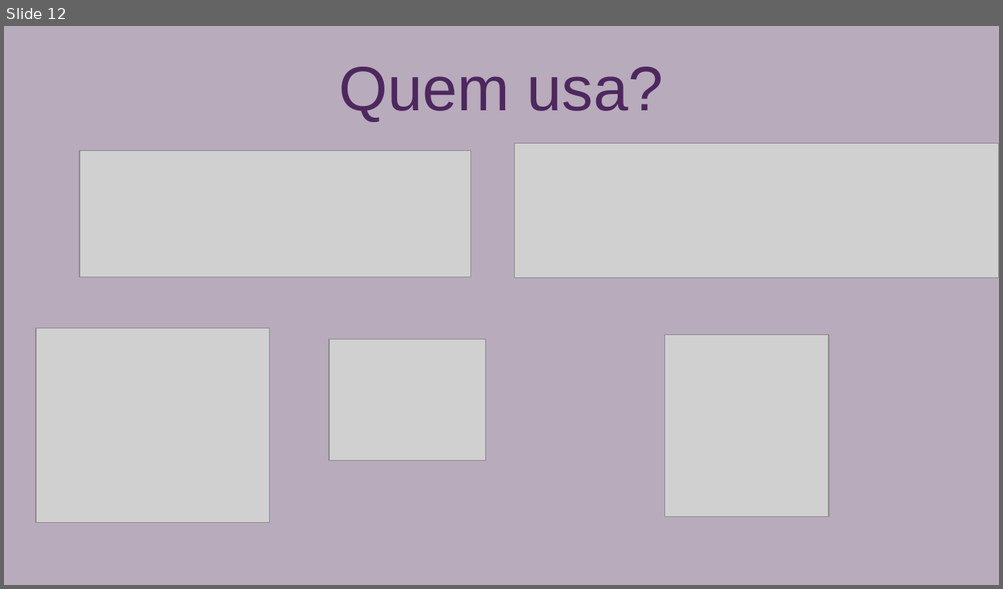
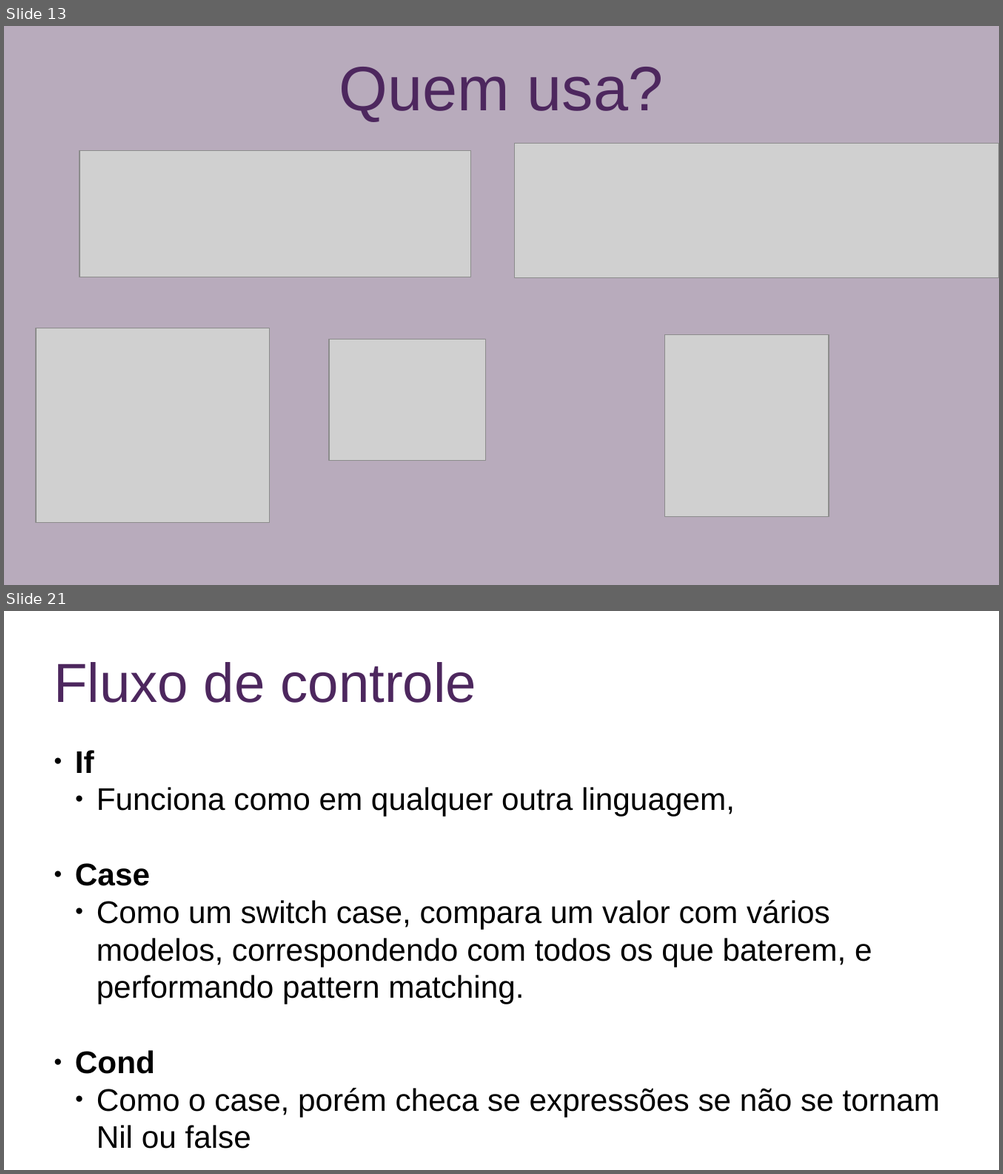
Before and after one commit to paulosergiolima/seccomp_stuff, a slide deck: main.odp. Shown one above the other, each under a label of ours: slide 12 before the commit, slides 13 and 21 after it; the slides between them are not shown. The pictures are 1003x589 and 1003x1174 pixels, drawn with LibreOffice and Linux fonts; fonts in the diff are those of the drawing; grey boxes stand for pictures. Boxes give left, top, right and bottom in pixels: in the first picture for what was removed or moved away, otherwise in the second. Text is boxed around its words. In the diff, an @@ line names an element or a change of style, - is before the commit and + after.

```diff
--- a/main.odp
+++ b/main.odp
@@ slide 21 added at bbox=[4, 611, 999, 1170], background #FFFFFF @@
@@ title added at bbox=[54, 662, 476, 703], 44 pt, text #4D275E @@
+Fluxo de controle
@@ text added at bbox=[75, 750, 940, 1149], 25 pt, text #000000 @@
+● If
+  ● Funciona como em qualquer outra linguagem,
+● Case
+  ● Como um switch case, compara um valor com vários modelos, correspondendo com todos os que baterem, e performando pattern matching.
+● Cond
+  ● Como o case, porém checa se expressões se não se tornam Nil ou false
@@ what was slide 12 is now slide 13 @@
```
Also in this commit, not shown: 11 slides changed, 16 other slides added, 14 other files.
